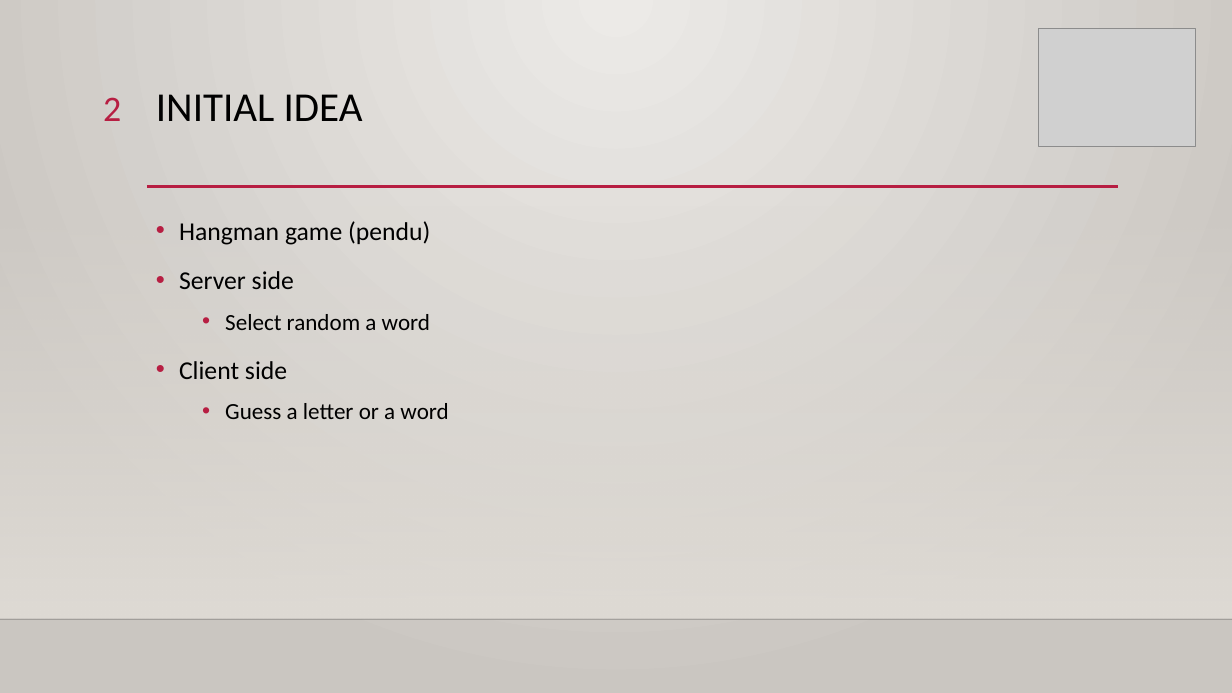
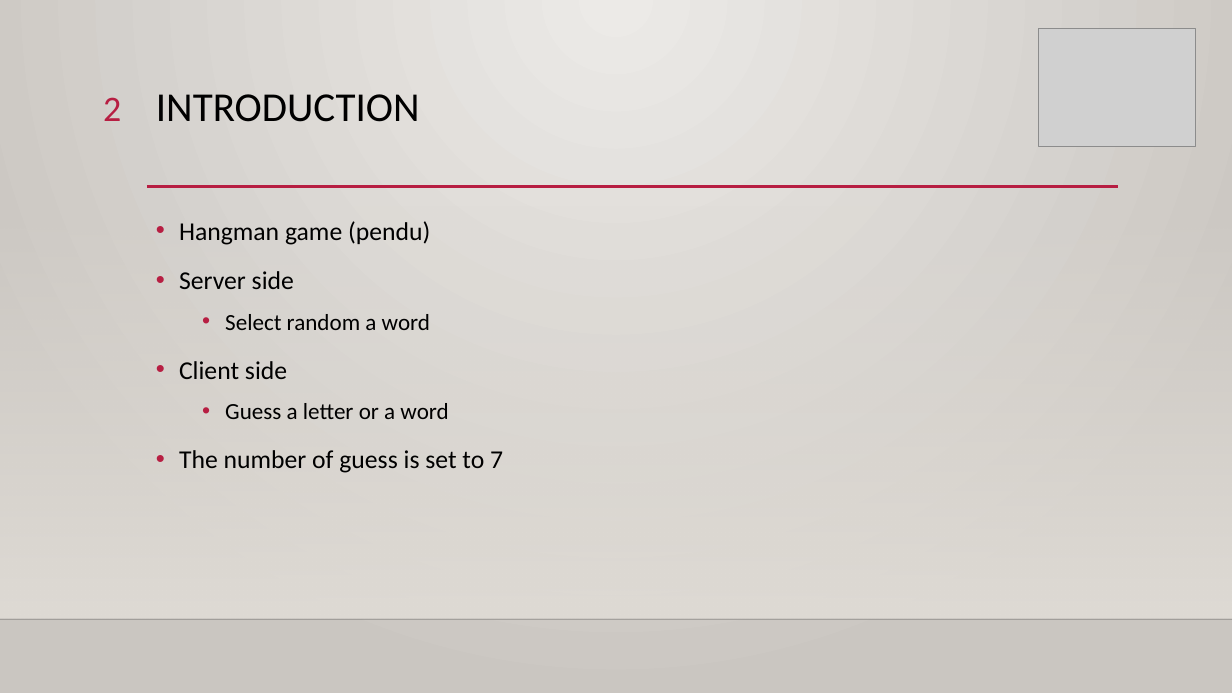
Before and after one commit to HumairRomain/DAI-2023-24-Practical-work-2-TCP-Romain-Humair-and-Lucas-Lattion, a slide deck: slide 2 of Hangman - Network Application.pptx. Drawn at 1232x693 pixels with LibreOffice and Linux fonts; fonts in the diff are those of the drawing; grey boxes stand for pictures; background and template pictures are left out. Boxes give left, top, right and bottom in pixels: in the first picture for what was removed or moved away, otherwise in the second. Text is boxed around its words. In the diff, an @@ line names an element or a change of style, - is before the commit and + after.

```diff
--- a/Hangman - Network Application.pptx
+++ b/Hangman - Network Application.pptx
@@ title at box(156, 94, 420, 122): text changed @@
-INITIAL IDEA
+INTRODUCTION
@@ text at box(179, 450, 503, 473): paragraph added @@
+• The number of guess is set to 7
```
Also in this commit, not shown: 4 other files.
